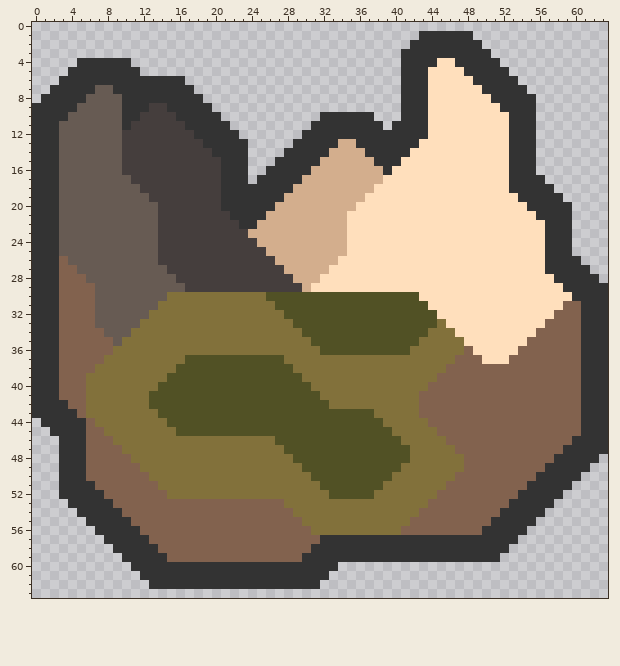
Two states of a pixel-art sprite, assets/sprites/ui/sectors/sector-psammos-ancient-swamp.png. Above is the file before it was changed.
The file is 64x64 pixels.
After:
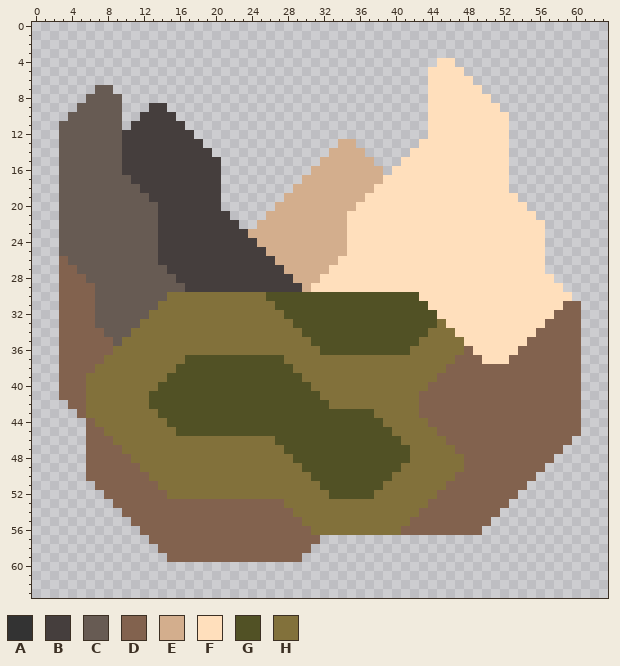
Palette (. is transparent): A #333333  B #453e3d  C #675b53  D #82624e  E #d3ae8d  F #ffdfbc  G #515125  H #82713b
Change:
Changed rows in their new state; - is an unchanged pixel.
first column x 0:
 1 -------------------------------------------......---------------
 2 ------------------------------------------........--------------
 3 -----------------------------------------..........-------------
 4 -----......------------------------------....--.....------------
 5 ----........-----------------------------...----.....-----------
 6 ---..............------------------------...-----.....----------
 7 --.....--.........-----------------------...------.....---------
 8 -.....----.........----------------------...-------.....--------
 9 .....-----...--.....---------------------...--------....--------
10 ....------..----.....-----------......---...---------...--------
11 ...-------.------.....---------........-....---------...--------
12 ...---------------.....-------..............---------...--------
13 ...----------------.....-----.....--.......----------...--------
14 ...-----------------....----.....----.....-----------...--------
15 ...------------------...---.....------...------------...--------
16 ...------------------...--.....--------.-------------...--------
17 ...------------------...-.....-----------------------....-------
18 ...------------------........------------------------.....------
19 ...------------------.......--------------------------.....-----
20 ...------------------......----------------------------.....----
21 ...-------------------....------------------------------....----
22 ...--------------------..--------------------------------...----
23 ...------------------------------------------------------...----
24 ...------------------------------------------------------...----
25 ...------------------------------------------------------...----
26 ...------------------------------------------------------....---
27 ...------------------------------------------------------.....--
28 ...-------------------------------------------------------.....-
29 ...--------------------------------------------------------.....
30 ...---------------------------------------------------------....
31 ...----------------------------------------------------------...
32 ...----------------------------------------------------------...
33 ...----------------------------------------------------------...
34 ...----------------------------------------------------------...
35 ...----------------------------------------------------------...
36 ...----------------------------------------------------------...
37 ...----------------------------------------------------------...
38 ...----------------------------------------------------------...
39 ...----------------------------------------------------------...
40 ...----------------------------------------------------------...
41 ...----------------------------------------------------------...
42 ....---------------------------------------------------------...
43 .....--------------------------------------------------------...
44 -.....-------------------------------------------------------...
45 --....-------------------------------------------------------...
46 ---...------------------------------------------------------....
47 ---...-----------------------------------------------------.....
48 ---...----------------------------------------------------.....-
49 ---...---------------------------------------------------.....--
50 ---...--------------------------------------------------.....---
51 ---....------------------------------------------------.....----
52 ---.....----------------------------------------------.....-----
53 ----.....--------------------------------------------.....------
54 -----.....------------------------------------------.....-------
55 ------.....----------------------------------------.....--------
56 -------.....--------------------------------------.....---------
57 --------.....-------------------......................----------
58 ---------.....-----------------......................-----------
59 ----------.....---------------......................------------
60 -----------.......................------------------------------
61 ------------.....................-------------------------------
62 -------------...................--------------------------------
Where, in picture pixels (left, top, right, bottom), the same in both pictures:
erased: (32, 31, 608, 589)
